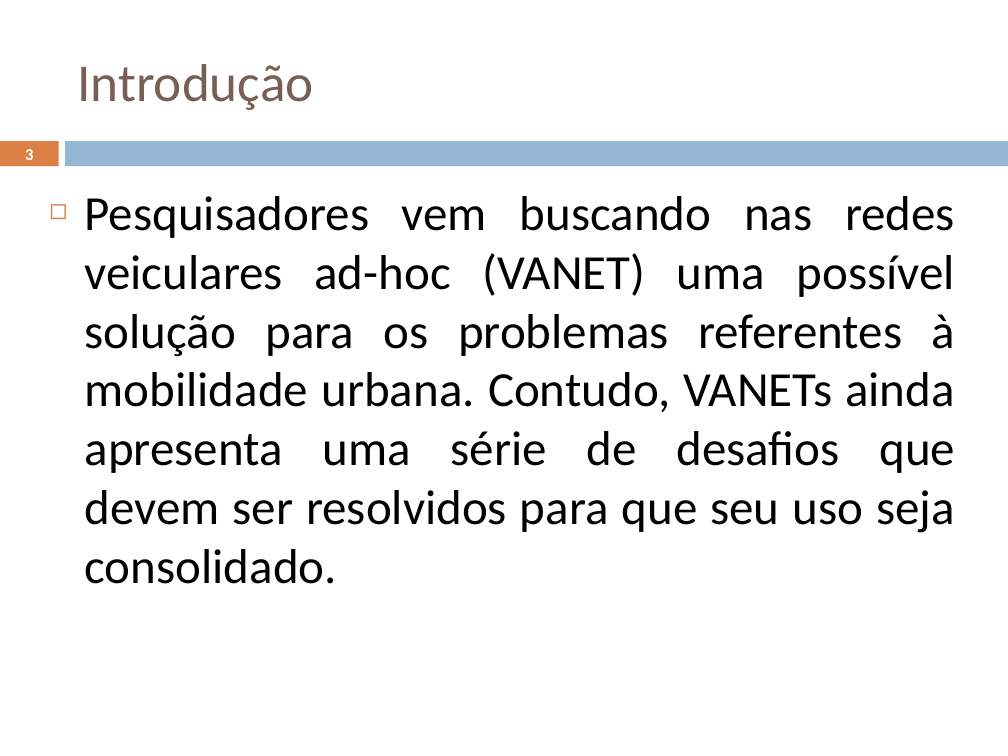
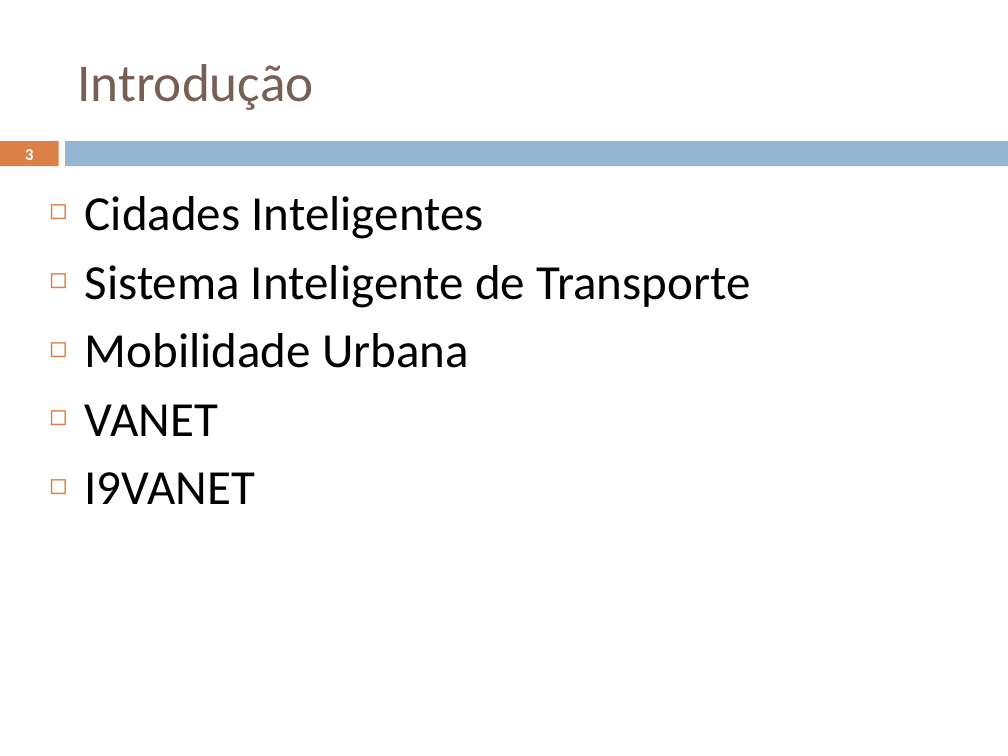
Before and after one commit to geoleite/Mestrado, a slide deck: slide 3 of Apresentacao/ApresentaçãoV1.pptx. Drawn at 1008x756 pixels with LibreOffice and Linux fonts; fonts in the diff are those of the drawing. Boxes give left, top, right and bottom in pixels: in the first picture for what was removed or moved away, otherwise in the second. Text is boxed around its words. In the diff, an @@ line names an element or a change of style, - is before the commit and + after.

```diff
--- a/Apresentacao/ApresentaçãoV1.pptx
+++ b/Apresentacao/ApresentaçãoV1.pptx
@@ text at bbox=[85, 196, 750, 504]: text changed @@
-◻ Pesquisadores vem buscando nas redes veiculares ad-hoc (VANET) uma possível solução para os problemas referentes à mobilidade urbana. Contudo, VANETs ainda apresenta uma série de desafios que devem ser resolvidos para que seu uso seja consolidado.
+◻ Cidades Inteligentes
+◻ Sistema Inteligente de Transporte
+◻ Mobilidade Urbana
+◻ VANET
+◻ I9VANET
```
Also in this commit, not shown: 8 other slides changed, 4 slides added, 1 slide removed, 18 other files.
